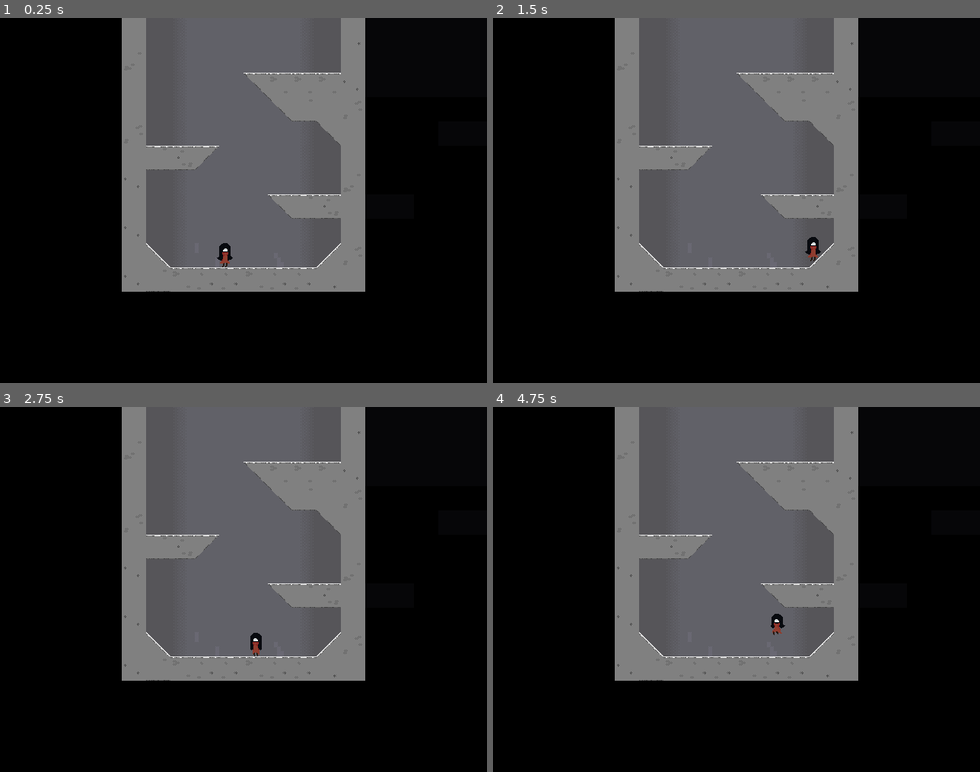
Above: before the commit, frames 1-4 (two rows, left to right).
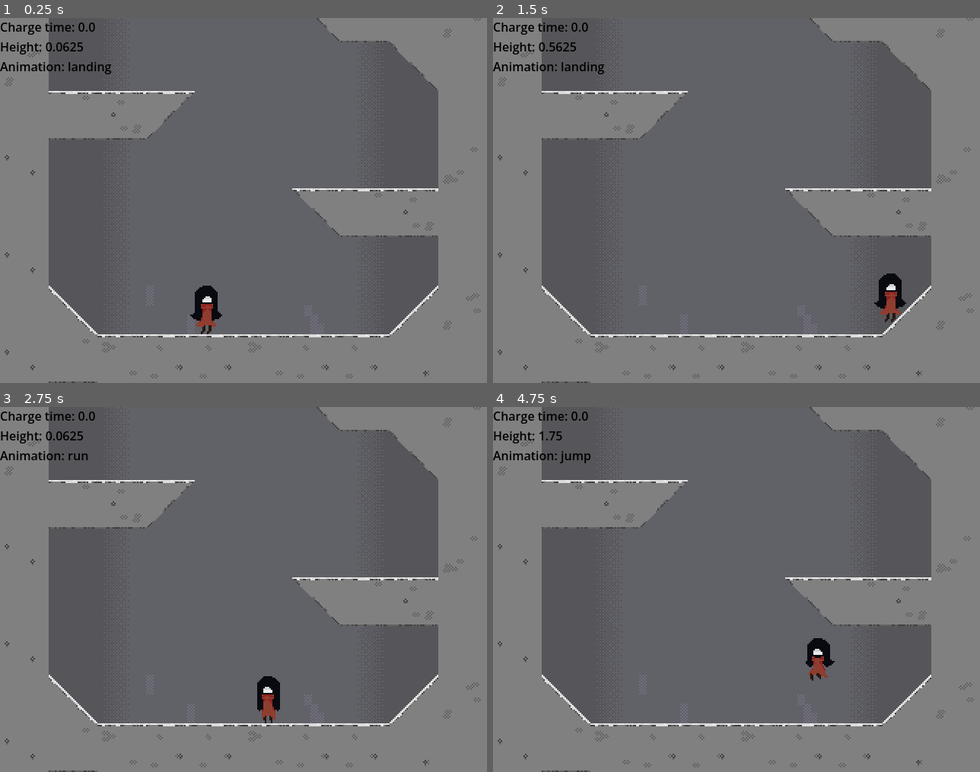
Above: after the commit, the same moments.

Repository: chukchageroj/gamejam
Game: Godot game, scene res://scenes/level_1.tscn
Same seed, same stepped clock (60 frames per second), same inputs: the game is played once before the commit and once after it.
Inputs:
- Up to frame 1 (0.25 s): no input
- Up to frame 2 (1.5 s): hold D (right) from 0.53 s (still down); tap Space (jump) at 0.77 s
- Up to frame 3 (2.75 s): tap Space (jump) at 1.52 s; release D (right) at 2.03 s; hold A (left) from 2.03 s (still down)
- Up to frame 4 (4.75 s): release A (left) at 2.78 s; hold D (right) 2.78-4.28 s; tap Space (jump) at 3.02, 3.77, 4.52 s; hold A (left) from 4.28 s (still down)

The runs differ from the first frame. In frame 1, 75% of the frame differs, in the area x 0-100%, y 0-100%; in frame 2, 75%; in frame 3, 75%; in frame 4, 76%.

Commit message:
new camera

Diff:
--- a/scenes/level_1.gd
+++ b/scenes/level_1.gd
@@ -8,10 +8,4 @@
 
 # Called every frame. 'delta' is the elapsed time since the previous frame.
 func _process(_delta: float) -> void:
-	if $Player.position[1] < $Player/Camera2D.limit_top:
-		$Player/Camera2D.limit_top -= 240
-		$Player/Camera2D.limit_bottom -= 240
-	if $Player.position[1] > $Player/Camera2D.limit_bottom:
-		$Player/Camera2D.limit_top += 240
-		$Player/Camera2D.limit_bottom += 240
 	$CanvasLayer/Label.text = "Charge time: " + str($Player.charge_time) + "\nHeight: " + str((round($Player.position.y) + 47.0) / -16) + "\nAnimation: " + str($Player/AnimatedSprite2D.animation)
--- a/scenes/level_1.tscn
+++ b/scenes/level_1.tscn
@@ -188,10 +188,11 @@
 metadata/_edit_group_ = true
 
 [node name="Camera2D" type="Camera2D" parent="Player" unique_id=1110439568]
+zoom = Vector2(2, 2)
 limit_left = 0
-limit_top = -240
 limit_right = 320
 limit_bottom = 0
+position_smoothing_enabled = true
 metadata/_edit_group_ = true
 
 [node name="CanvasLayer" type="CanvasLayer" parent="." unique_id=2023405988]
